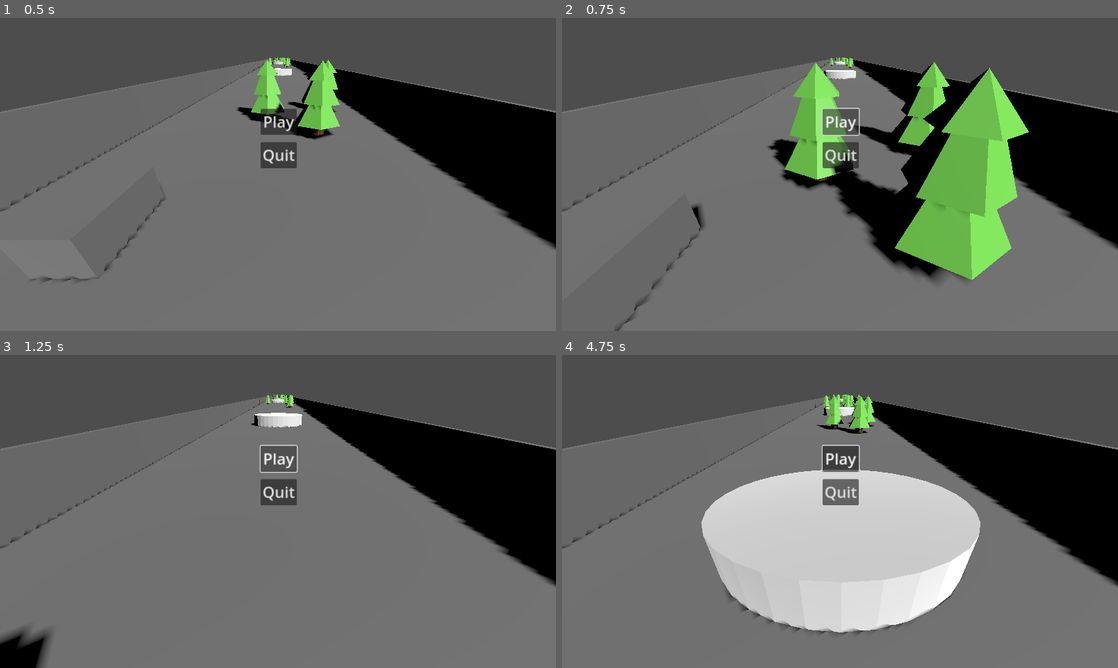
Above: before the commit, frames 1-4 (two rows, left to right).
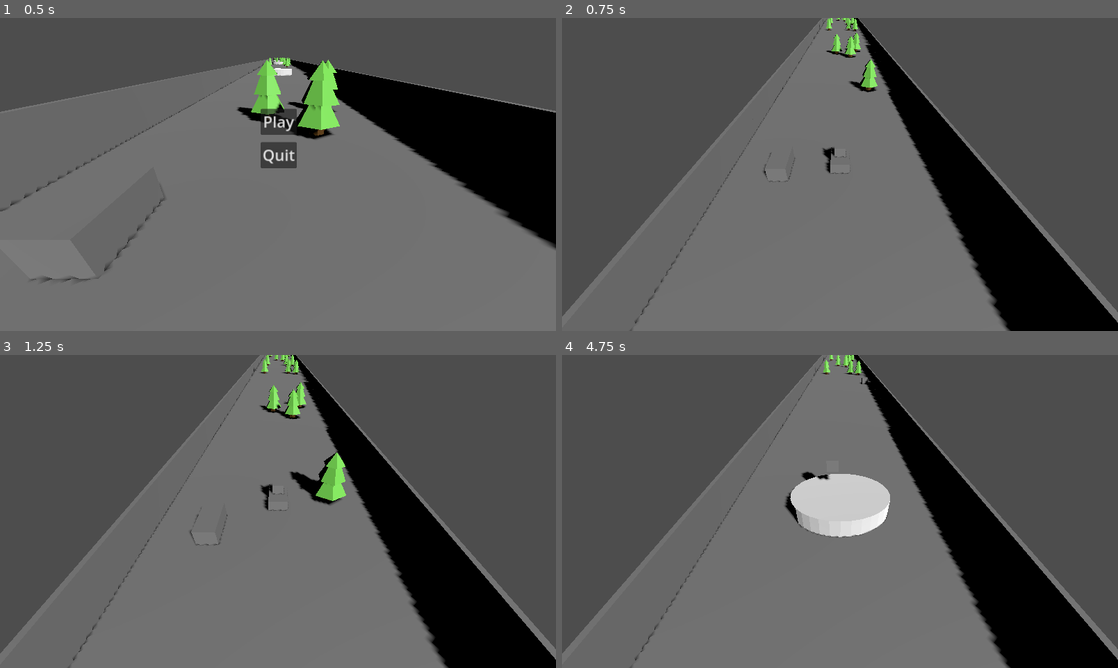
Above: after the commit, the same moments.

Repository: zenonet/EndlessRunner
Game: Godot game, scene res://scenes/main_menu.tscn
Same seed, same stepped clock (60 frames per second), same inputs: the game is played once before the commit and once after it.
Inputs (mouse positions are in pixels of both pictures, inside the frame that each line leads up to):
- Up to frame 1 (0.5 s): no input
- Up to frame 2 (0.75 s): click "Play" at 0.5 s
- Up to frame 3 (1.25 s): no input
- Up to frame 4 (4.75 s): click (840, 458) at 1.25 s, where only the run before the commit has a clickable "Play"; move the mouse to (962, 495) at 2.02 s; hold D (right) 2.03-2.75 s; tap Space (jump) at 2.1, 2.27, 2.57, 3.6 s; click (962, 495) at 2.17 s; drag from (728, 527) to (812, 574) at 2.77 s; move the mouse to (895, 442) at 3.52 s; hold D (right) 3.53-4.25 s; click (895, 442) at 3.67 s; drag from (812, 574) to (673, 464) at 4.27 s

Frame 1 is identical in both runs. In frame 2, 47% of the frame differs, in the area x 0-100%, y 0-100%; in frame 3, 40%; in frame 4, 55%.
Error before the commit: Cannot call method 'add_child' on a null value. (res://game_manager.gd:12)

Commit message:
Mde player fly in the direction the animal they were riding went

Diff:
--- a/PlayerCharacter.gd
+++ b/PlayerCharacter.gd
@@ -8,10 +8,12 @@
 const jumpSpeedIncrease:float = 3
 
 var isAnimalAvailable:bool = false
+var flyingSpeedX:float = 0
 
 func _ready():
 	if get_parent().is_in_group("animals"):
 		get_parent().on_player_mounted(self)
+
 
 func _process(delta):
 	if Input.is_action_just_pressed("jump"):
@@ -27,18 +29,20 @@
 			global_position = global_position.move_toward(globalTargetPos, 10*delta)
 			if global_position.distance_squared_to(globalTargetPos) < .2:
 				mount_animal()
-
-		elif isDecending:
-			position.y -= delta
-			if position.y <= 0:
-				GameManager.game_over.emit()
 		else:
-			position.y = move_toward(position.y, jump_height, 8*delta)
-			if position.y == jump_height:
-				isDecending = true
+			if isDecending:
+				position.y -= delta
+				if position.y <= 0:
+					GameManager.game_over.emit()
+			else:
+				position.y = move_toward(position.y, jump_height, 8*delta)
+				if position.y == jump_height:
+					isDecending = true
+			global_position.x -= flyingSpeedX*delta
 
 func _input(event):
-	if !(event is InputEventScreenTouch) && !(event is InputEventScreenDrag): return
+	# event.device is -1 when the touch is emulated by mouse
+	if event.device == -1 || (!(event is InputEventScreenTouch) && !(event is InputEventScreenDrag)): return
 
 	var is_drag:bool = event is InputEventScreenDrag
 	var is_press:bool = !is_drag and event.is_pressed()
@@ -70,6 +74,7 @@
 	GameManager.playerSpeed += jumpSpeedIncrease
 	# Make controlled animal self controlled again
 	get_parent().isPlayerControlled = false
+	flyingSpeedX = get_parent().speedX
 
 	# Leave controlled animal
 	reparent(get_parent().get_parent())
--- a/animal.gd
+++ b/animal.gd
@@ -14,15 +14,26 @@
 func _ready():
 	$WarningText.visible = false
 
+var lastX:float = 0
+var speedX:float
+
 func _process(delta):
 	if isPlayerControlled:
 		var input = Input.get_axis("right", "left") + dragInput
+
+		speedX = global_position.x-lastX / GameManager.playerSpeed*delta
+		lastX = global_position.x
+
 		position.x += input * HORIZONTAL_SPEED * delta
 		dragInput = 0
 	else:
 		var relativeSpeed:float = normalSpeed - GameManager.playerSpeed
 		# print("relative speed: %f; world speed: %f" % [relativeSpeed, GameManager.playerSpeed])
 		position.z += relativeSpeed*delta
+
+		# lastX = global_position.x
+		#angle = atan(global_position.x-lastX/normalSpeed)
+
 		global_position.x = move_toward(global_position.x, targetX, 4*delta)
 
 	if isPlayerControlled || isMountingProccessStarted:
@@ -30,7 +41,7 @@
 		position.z = move_toward(position.z, 0, 5*delta)
 
 func _input(event):
-	if !isPlayerControlled: return
+	if !isPlayerControlled || event.device == -1 : return
 
 	var is_drag:bool = event is InputEventScreenDrag
 
--- a/game_manager.gd
+++ b/game_manager.gd
@@ -9,7 +9,7 @@
 
 func _ready():
 	game_over.connect(on_game_over)
-	get_parent().find_child("Root", false, false).add_child(mainMenu.instantiate())
+	get_parent().add_child(mainMenu.instantiate())
 
 func on_game_over():
 	print("Game over")
@@ -21,7 +21,7 @@
 	start_game()
 
 func start_game():
-	var menu = get_parent().find_child("Root", false, false).find_child("MainMenu", false, false)
+	var menu = get_parent().find_child("MainMenu", false, false)
 	if menu:
 		menu.queue_free()
 
--- a/project.godot
+++ b/project.godot
@@ -48,10 +48,6 @@
 ]
 }
 
-[input_devices]
-
-pointing/emulate_mouse_from_touch=false
-
 [rendering]
 
 renderer/rendering_method="mobile"
